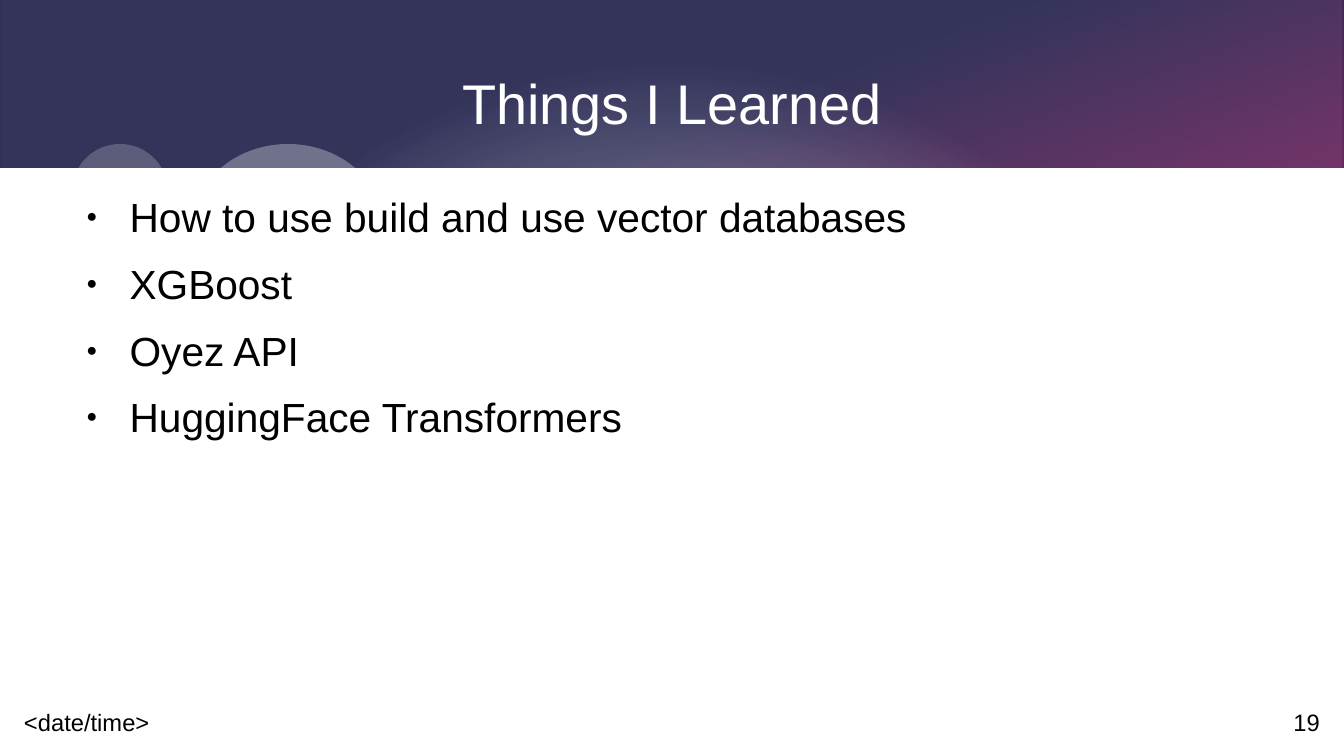
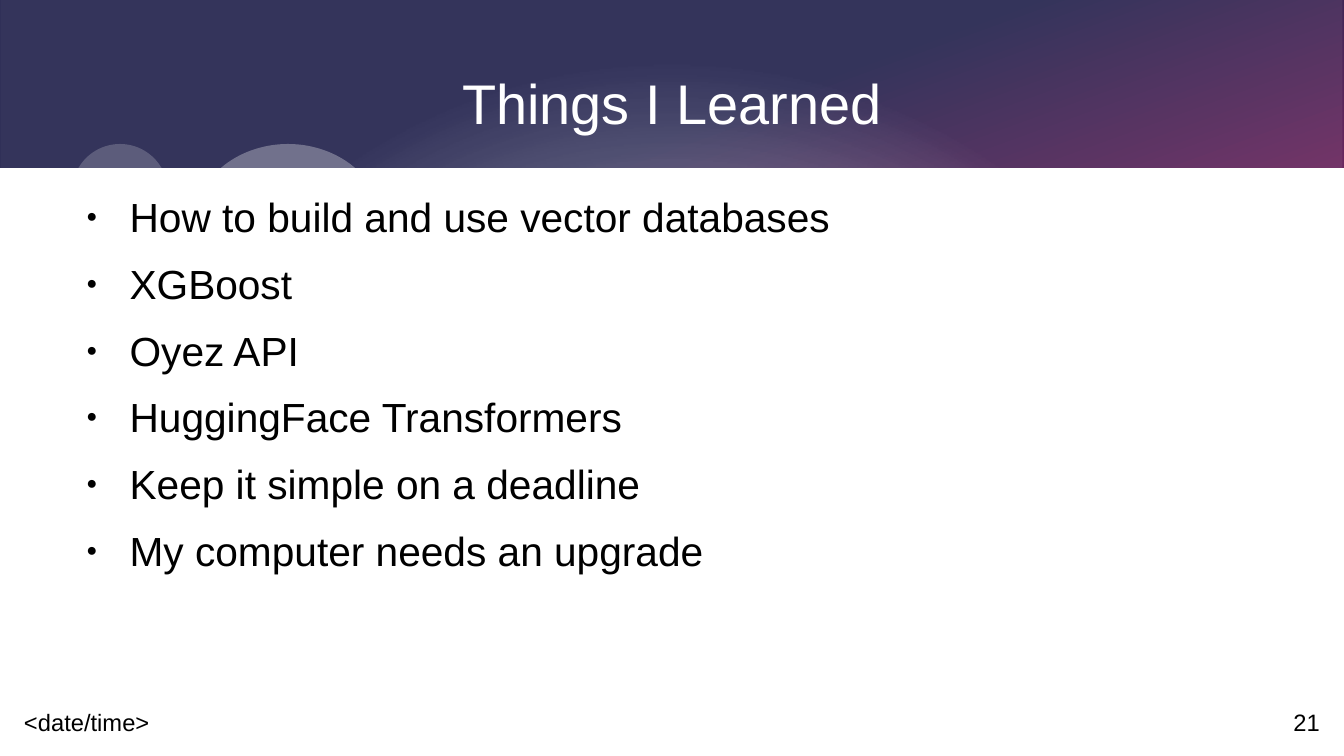
Before and after one commit to RMLanders/filevine_casestudy, a slide deck: slide 21 of presentation.odp (slide 19 before the commit). Drawn at 1344x756 pixels with LibreOffice and Linux fonts; fonts in the diff are those of the drawing. Boxes give left, top, right and bottom in pixels: in the first picture for what was removed or moved away, otherwise in the second. Text is boxed around its words. In the diff, an @@ line names an element or a change of style, - is before the commit and + after.

```diff
--- a/presentation.odp
+++ b/presentation.odp
@@ text at [130,202,829,233]: text changed @@
-● How to use build and use vector databases
+● How to build and use vector databases
@@ text at [130,469,703,573]: paragraphs added @@
+● Keep it simple on a deadline
+● My computer needs an upgrade
@@ page number at [1293,714,1319,731]: text changed @@
-19
+21
```
Also in this commit, not shown: 5 other slides changed, 5 slides added, 3 slides removed, 2 other files.
